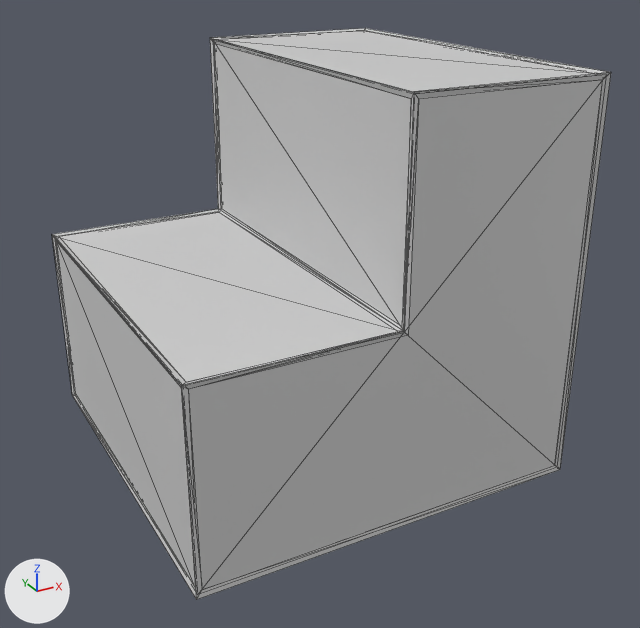
An edit to the COLLADA model res/modals/shapes/stairs.dae, drawn before and after from the same camera.
One viewpoint serves both versions: a 50 mm camera at (-0.988, -1.922, 0.796) aimed at (0.027, -0.077, -0.126). The axes (+X, +Y, +Z) are drawn at lower left. The lights are the same throughout. Mesh edges are drawn as thin lines.

In view in the first picture: 'Shape', 'WireFrame'.
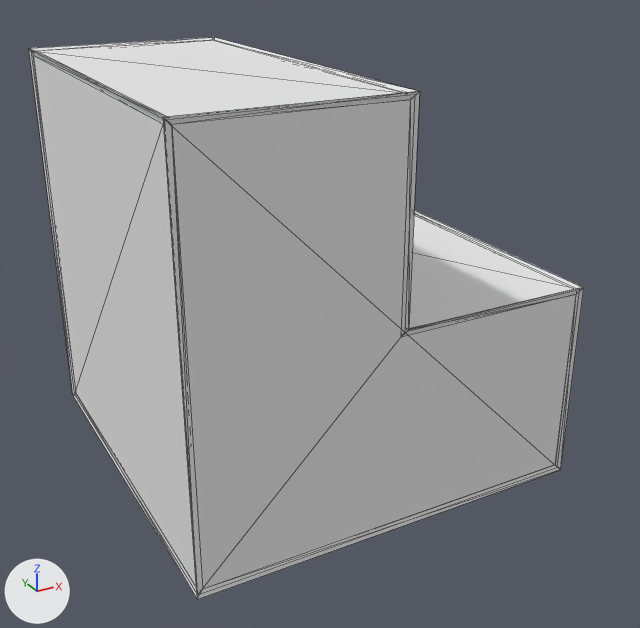
The change, as a diff of the scene's bpy script:
```diff
--- a/res/modals/shapes/stairs.dae.py
+++ b/res/modals/shapes/stairs.dae.py
@@ mat_material @@
 mat_material = principled_material('Material')
-mat_material.base_color = (0.64, 0.64, 0.64)  # light grey #d1d1d1
+mat_material.base_color = (0.8, 0.8, 0.8)  # white #e7e7e7
 mat_material.roughness = 0.44
@@ me_cube_001 @@
 me_cube_001.from_pydata(...)  # 60 vertices, 144 faces; spans x -0.506..0.506, y -0.506..0.506, z -0.506..0.506
 # used by ob_wireframe; location = (0.0, 0.0, 0.0)
-me_cube_001.materials.append(mat_material_001)  # light grey #d1d1d1
+# me_cube_001 part 1: the whole mesh is turned -180 degrees about the z axis through its middle, then moved by (0.001, 0.0, 0.0)
+me_cube_001.materials.append(mat_material)  # white #e7e7e7
@@ me_cube @@
 me_cube.from_pydata(...)  # 12 vertices, 20 faces; spans x -0.5..0.5, y -0.5..0.5, z -0.5..0.5
 # used by ob_shape; location = (0.0, 0.0, 0.0)
+# me_cube part 2: the whole mesh is turned -180 degrees about the z axis through its middle
 me_cube.materials.append(mat_material)
```

Pixel boxes [x1, y1, x2, y2] of what changed, in the pictures (640 x 628 px):
'Shape', recoloured, mesh turned: before [56, 31, 603, 590]; after [32, 40, 576, 591]
'WireFrame', recoloured, mesh turned: before [52, 28, 611, 600]; after [29, 37, 584, 599]
